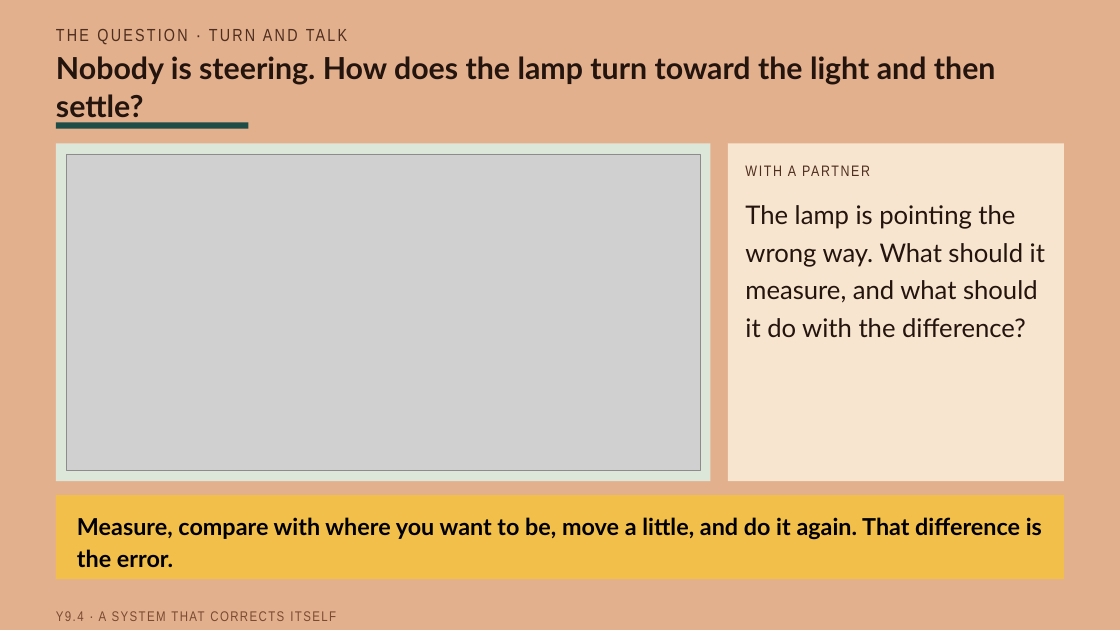
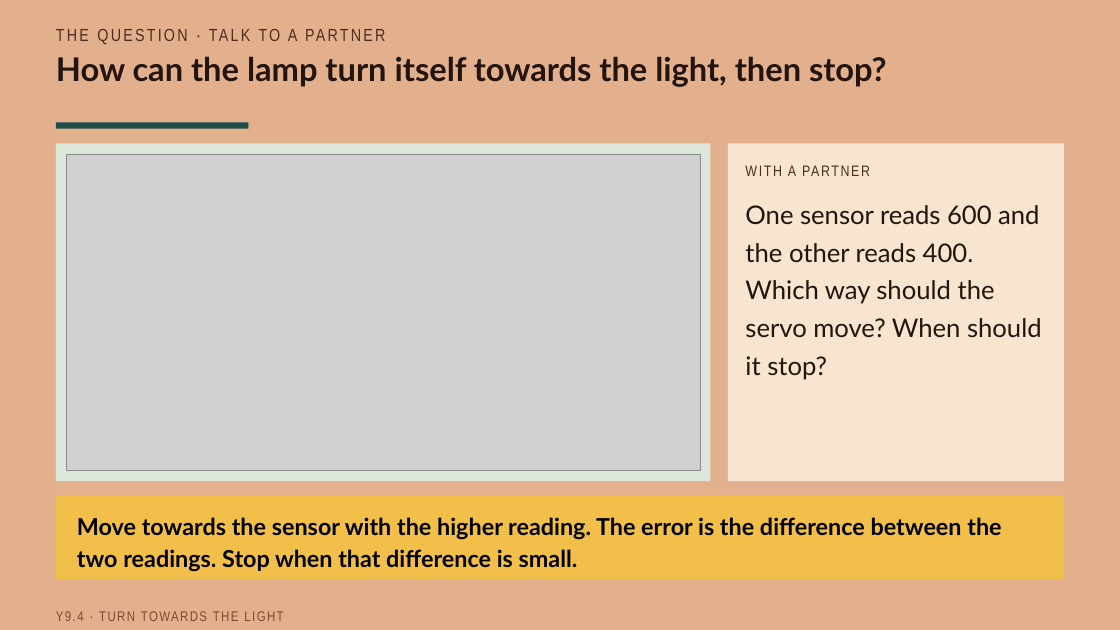
Before and after one commit to beatsaway/luacslides, a slide deck: slide 3 of v2027/Y9-4-A-system-that-corrects-itself.pptx. Drawn at 1120x630 pixels with LibreOffice and Linux fonts; fonts in the diff are those of the drawing; grey boxes stand for pictures. Boxes give left, top, right and bottom in pixels: in the first picture for what was removed or moved away, otherwise in the second. Text is boxed around its words. In the diff, an @@ line names an element or a change of style, - is before the commit and + after.

```diff
--- a/v2027/Y9-4-A-system-that-corrects-itself.pptx
+++ b/v2027/Y9-4-A-system-that-corrects-itself.pptx
@@ text at [288,29,298,41]: text changed @@
-THE QUESTION · TURN AND TALK
+THE QUESTION · TALK TO A PARTNER
@@ text at [56,56,887,87]: text changed; size 26 to 28 pt @@
-Nobody is steering. How does the lamp turn toward the light and then settle?
+How can the lamp turn itself towards the light, then stop?
@@ text at [745,205,1042,380]: text changed @@
-The lamp is pointing the wrong way. What should it measure, and what should it do with the difference?
+One sensor reads 600 and the other reads 400. Which way should the servo move? When should it stop?
@@ text at [77,517,1001,572]: text changed @@
-Measure, compare with where you want to be, move a little, and do it again. That difference is the error.
+Move towards the sensor with the higher reading. The error is the difference between the two readings. Stop when that difference is small.
@@ text at [56,611,283,621]: text changed @@
-Y9.4 · A SYSTEM THAT CORRECTS ITSELF
+Y9.4 · TURN TOWARDS THE LIGHT
```
Also in this commit, not shown: 11 other slides changed, 34 other files.
